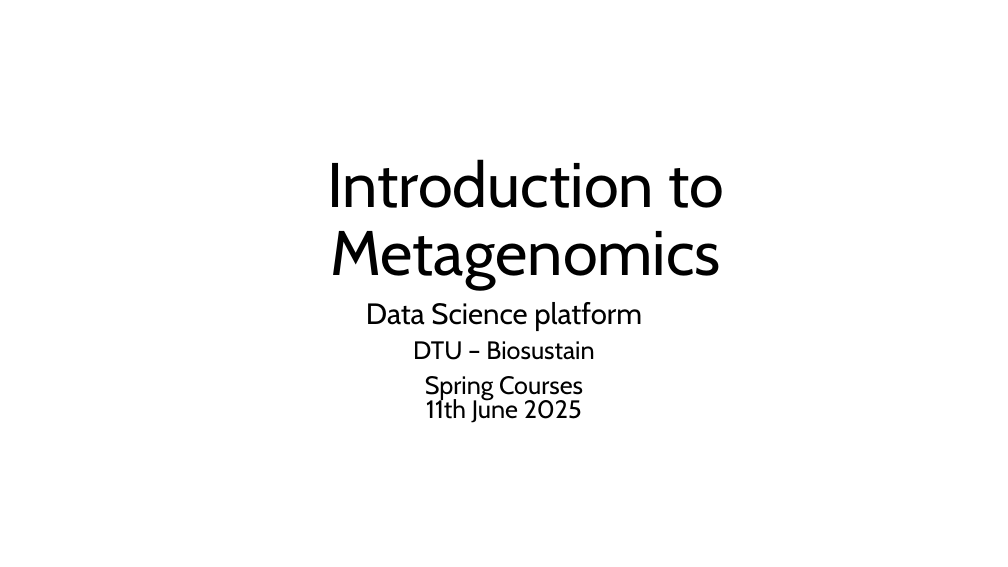
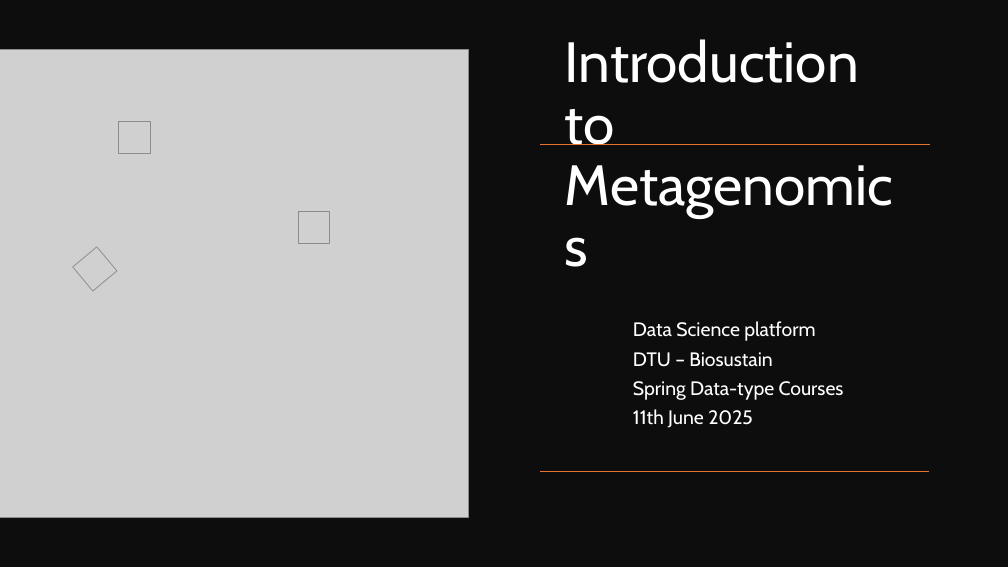
Before and after one commit to biosustain/dsp_metagenomics_training, a slide deck: slide 1 of course_contents/IntroMetagenomics.pptx. Drawn at 1008x567 pixels with LibreOffice and Linux fonts; fonts in the diff are those of the drawing; grey boxes stand for pictures. Boxes give left, top, right and bottom in pixels: in the first picture for what was removed or moved away, otherwise in the second. Text is boxed around its words. In the diff, an @@ line names an element or a change of style, - is before the commit and + after.

```diff
--- a/course_contents/IntroMetagenomics.pptx
+++ b/course_contents/IntroMetagenomics.pptx
@@ rectangle added at [0, 0, 1008, 567], fill #0D0D0D @@
@@ title "Introduction to Metagenomics": place and size @@
-title "Introduction to Metagenomics" at [327, 159, 724, 289]
+title "Introduction to Metagenomics" at [565, 39, 859, 145]
@@ title "Introduction to Metagenomics" at [565, 39, 859, 145]: size 60 to 54 pt, text colour #000000 to #FFFFFF; alignment centre to left @@
@@ line added from (930, 144) to (540, 144), #E97132 1 pt @@
@@ group added at [0, 49, 469, 518]: 4 pictures @@
@@ subtitle "Data Science platform": place and size @@
-subtitle "Data Science platform" at [366, 302, 642, 423]
+subtitle "Data Science platform" at [633, 321, 844, 428]
@@ subtitle at [633, 321, 815, 367]: size 28 to 18.5 pt in "Data Science platform"; text colour #000000 to #FFFFFF in "Data Science platform", "DTU – Biosustain"; size 24 to 18.5 pt in "DTU – Biosustain"; alignment centre to left @@
@@ subtitle at [633, 381, 844, 428]: text changed; size 24 to 18.5 pt; text colour #000000 to #FFFFFF @@
-Spring Courses
-11th June 2025
+Spring Data-type Courses
+11th June 2025
@@ line added from (929, 472) to (540, 472), #E97132 1 pt @@
```
Also in this commit, not shown: 20 other slides changed, 9 slides added, 1 slide removed, 1 other file.
